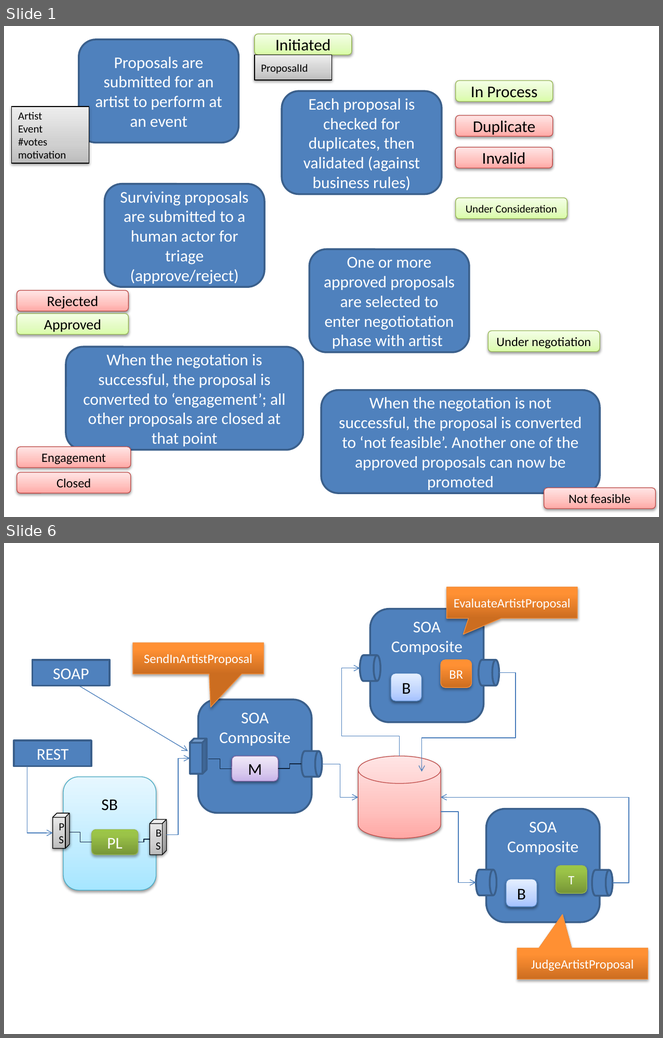
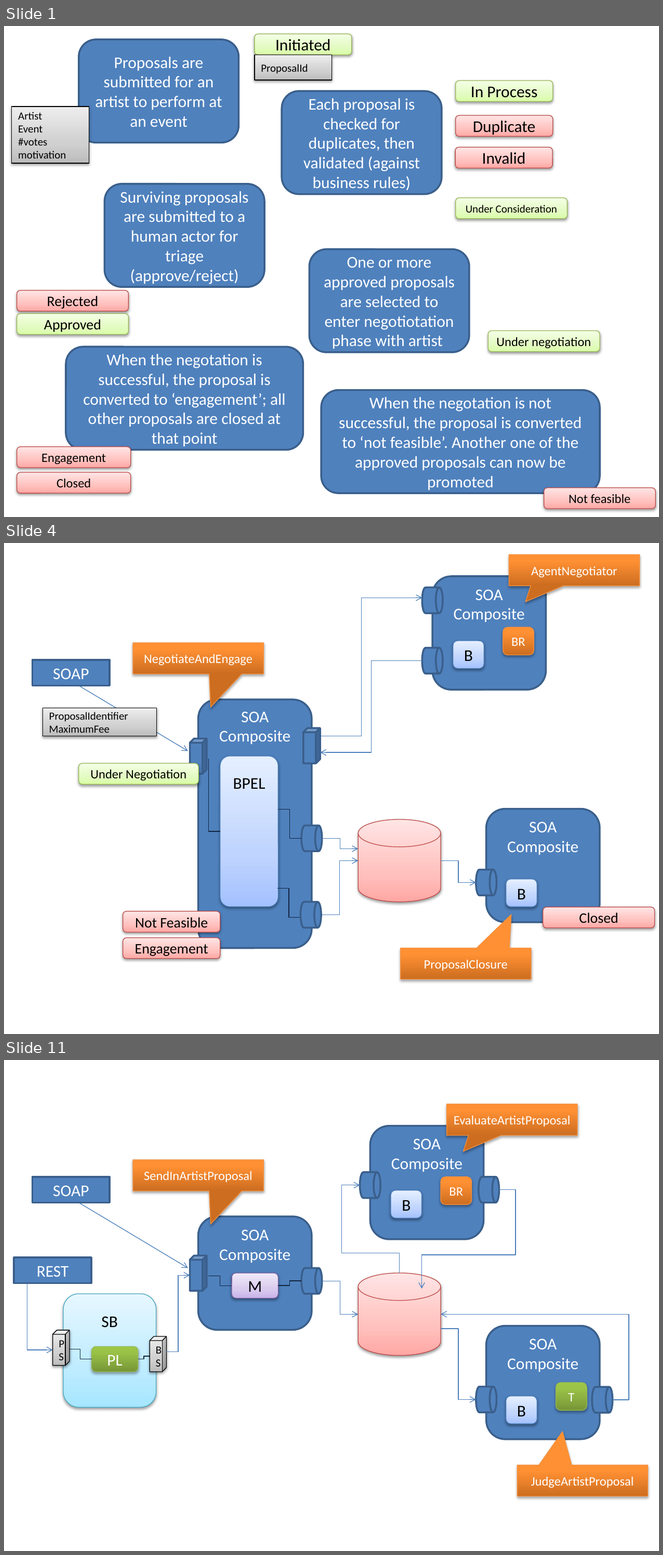
Before and after one commit to lucasjellema/insight-demo-valencia, a slide deck: ofmw-forum2016-insight-valencia-demo.pptx. Shown one above the other, each under a label of ours: slides 1 and 6 before the commit, slides 1, 4 and 11 after it; the slides between them are not shown. The pictures are 663x1038 and 663x1555 pixels, drawn with LibreOffice and Linux fonts; fonts in the diff are those of the drawing. Boxes give left, top, right and bottom in pixels: in the first picture for what was removed or moved away, otherwise in the second. Text is boxed around its words. In the diff, an @@ line names an element or a change of style, - is before the commit and + after.

```diff
--- a/ofmw-forum2016-insight-valencia-demo.pptx
+++ b/ofmw-forum2016-insight-valencia-demo.pptx
@@ slide 4 added at [4, 543, 659, 1034], background #FFFFFF @@
@@ speech box added at [509, 555, 639, 586], fill gradient #CC6E20 to #FF9034 to #FF9136, outline #F69240 0.75 pt, 14 pt, text #FFFFFF @@
+AgentNegotiator
@@ flow chart magnetic drum added at [422, 588, 442, 613], fill #4F81BD, outline #3A5F8C 2 pt @@
@@ rounded rectangle added at [432, 576, 546, 690], fill #4F81BD, outline #3A5F8C 2 pt, 18 pt, text #FFFFFF @@
+SOA Composite
@@ elbow arrow added from (321, 736) to (422, 598), #4B7EBC 0.75 pt @@
@@ rounded rectangle added at [503, 628, 534, 655], fill gradient #CC6E20 to #FF9034 to #FF9136, outline #F69240 0.75 pt, 14 pt, text #FFFFFF @@
+BR
@@ speech box added at [133, 643, 263, 674], fill gradient #CC6E20 to #FF9034 to #FF9136, outline #F69240 0.75 pt, 14 pt, text #FFFFFF @@
+NegotiateAndEngage
@@ flow chart magnetic drum added at [422, 648, 442, 674], fill #4F81BD, outline #3A5F8C 2 pt @@
@@ rounded rectangle added at [453, 641, 484, 668], fill gradient #A4C4FF to #BFD4FF to #E6EEFF, outline #4B7EBC 0.75 pt, 18 pt, text #000000 @@
+B
@@ rectangle added at [32, 659, 110, 685], fill #4F81BD, outline #3A5F8C 2 pt, 18 pt, text #FFFFFF @@
+SOAP
@@ elbow arrow added from (422, 661) to (321, 753), #4B7EBC 0.75 pt @@
@@ arrow added from (79, 686) to (188, 752), #4B7EBC 0.75 pt @@
@@ rectangle added at [42, 708, 157, 736], fill gradient #BDBDBD to #D1D1D1 to #EEEEEE, outline #000000 0.75 pt, 12 pt, text #000000 @@
+ProposalIdentifier
+MaximumFee
@@ rounded rectangle added at [198, 700, 312, 949], fill #4F81BD, outline #3A5F8C 2 pt, 18 pt, text #FFFFFF @@
+SOA Composite
@@ cube added at [304, 729, 321, 764], fill #4F81BD, outline #3A5F8C 2 pt @@
@@ cube added at [190, 739, 207, 774], fill #4F81BD, outline #3A5F8C 2 pt @@
@@ elbow line added from (208, 759) to (220, 832), #0F243E 0.75 pt @@
@@ rounded rectangle added at [220, 756, 279, 906], fill gradient #A4C4FF to #BFD4FF to #E6EEFF, outline #4B7EBC 0.75 pt, 18 pt, text #000000 @@
+BPEL
@@ rounded rectangle added at [79, 764, 198, 785], fill gradient #DAFDA7 to #E4FCC2 to #F5FFE7, outline #98B955 0.75 pt, 14 pt, text #000000 @@
+Under Negotiation
@@ elbow line added from (279, 809) to (301, 838), #0F243E 0.75 pt @@
@@ cylinder added at [359, 820, 441, 902], fill gradient #FFA6A5 to #FFC0BF to #FFE7E7, outline #BF4C48 0.75 pt @@
@@ rounded rectangle added at [486, 809, 599, 923], fill #4F81BD, outline #3A5F8C 2 pt, 18 pt, text #FFFFFF @@
+SOA Composite
@@ flow chart magnetic drum added at [301, 825, 322, 851], fill #4F81BD, outline #3A5F8C 2 pt @@
@@ elbow arrow added from (322, 838) to (359, 849), #4B7EBC 0.75 pt @@
@@ elbow arrow added from (321, 915) to (359, 861), #4B7EBC 0.75 pt @@
@@ elbow arrow added from (441, 861) to (476, 883), #4B7EBC 0.75 pt @@
@@ flow chart magnetic drum added at [476, 870, 497, 896], fill #4F81BD, outline #3A5F8C 2 pt @@
@@ rounded rectangle added at [506, 879, 536, 906], fill gradient #A4C4FF to #BFD4FF to #E6EEFF, outline #4B7EBC 0.75 pt, 18 pt, text #000000 @@
+B
@@ elbow line added from (277, 888) to (301, 918), #0F243E 0.75 pt @@
@@ rounded rectangle added at [123, 912, 220, 933], fill gradient #FFA6A5 to #FFC0BF to #FFE7E7, outline #BF4C48 0.75 pt, 16 pt, text #000000 @@
+Not Feasible
@@ flow chart magnetic drum added at [301, 902, 321, 928], fill #4F81BD, outline #3A5F8C 2 pt @@
@@ rounded rectangle added at [543, 908, 655, 928], fill gradient #FFA6A5 to #FFC0BF to #FFE7E7, outline #BF4C48 0.75 pt, 16 pt, text #000000 @@
+Closed
@@ rounded rectangle added at [123, 938, 220, 959], fill gradient #FFA6A5 to #FFC0BF to #FFE7E7, outline #BF4C48 0.75 pt, 16 pt, text #000000 @@
+Engagement
@@ speech box added at [400, 949, 531, 980], fill gradient #CC6E20 to #FF9034 to #FF9136, outline #F69240 0.75 pt, 14 pt, text #FFFFFF @@
+ProposalClosure
@@ what was slide 6 is now slide 11 @@
```
Also in this commit, not shown: 1 slide changed, 8 other slides added, 3 slides removed, 31 other files.
